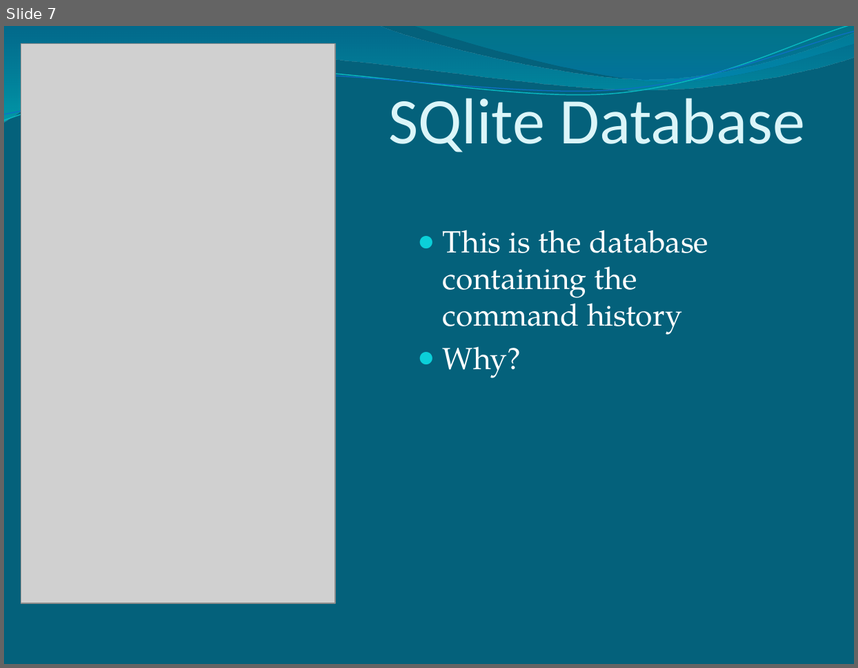
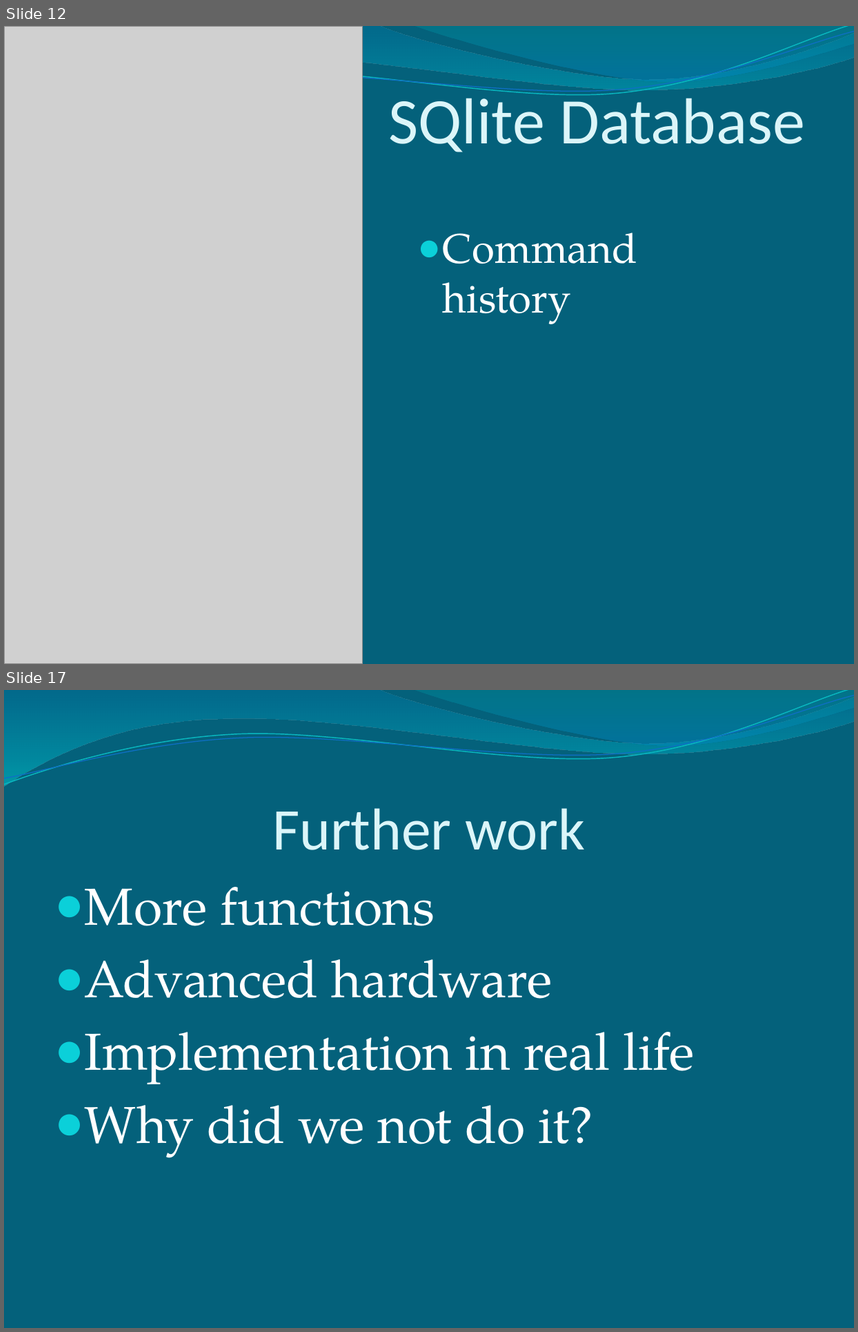
Before and after one commit to Pontus92/JAMP, a slide deck: PowerPoint/Easy Speech.pptx. Shown one above the other, each under a label of ours: slide 7 before the commit, slides 12 and 17 after it; the slides between them are not shown. The pictures are 858x668 and 858x1332 pixels, drawn with LibreOffice and Linux fonts; fonts in the diff are those of the drawing; grey boxes stand for pictures. Boxes give left, top, right and bottom in pixels: in the first picture for what was removed or moved away, otherwise in the second. Text is boxed around its words. In the diff, an @@ line names an element or a change of style, - is before the commit and + after.

```diff
--- a/PowerPoint/Easy Speech.pptx
+++ b/PowerPoint/Easy Speech.pptx
@@ slide 17 added at box(4, 690, 854, 1328), background #04617B; not listed: 4 template elements that a slide beside it also shows @@
@@ title added at box(272, 808, 585, 850), 50 pt, text #DBF5F9 @@
+Further work
@@ text added at box(85, 887, 695, 1158), 44 pt, text #FFFFFF @@
+● More functions
+● Advanced hardware
+● Implementation in real life
+● Why did we not do it?
@@ what was slide 7 is now slide 12 @@
@@ slide 12 changed as well @@
@@ picture: place and size @@
-picture at box(21, 44, 335, 604)
+picture at box(4, 26, 363, 664)
@@ text at box(443, 232, 637, 324): text changed; size 26 to 35 pt @@
-● This is the database containing the command history
-● Why?
+● Command history
```
Also in this commit, not shown: 4 other slides changed, 11 other slides added, 2 slides removed, 1 other file.
